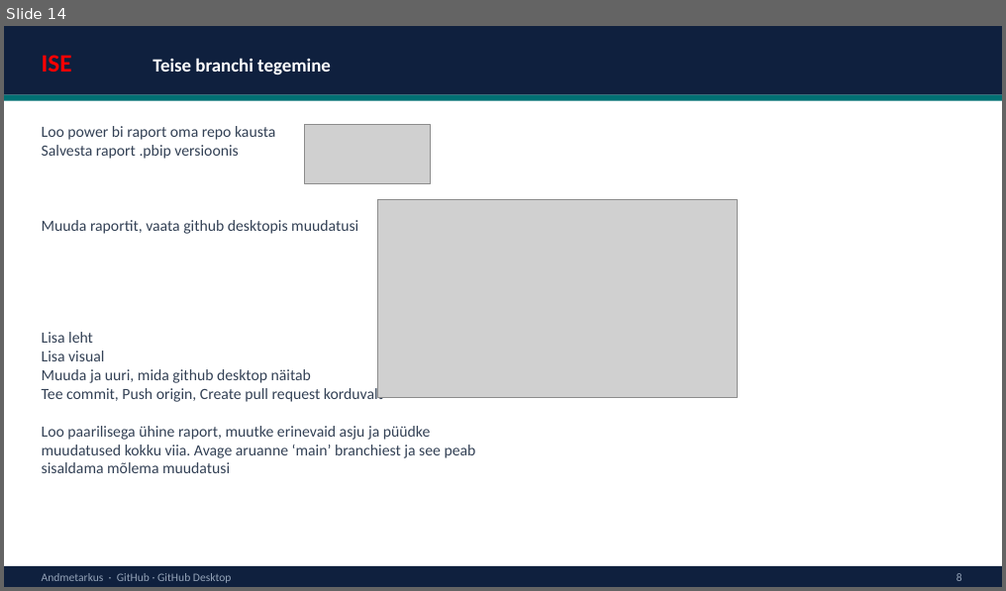
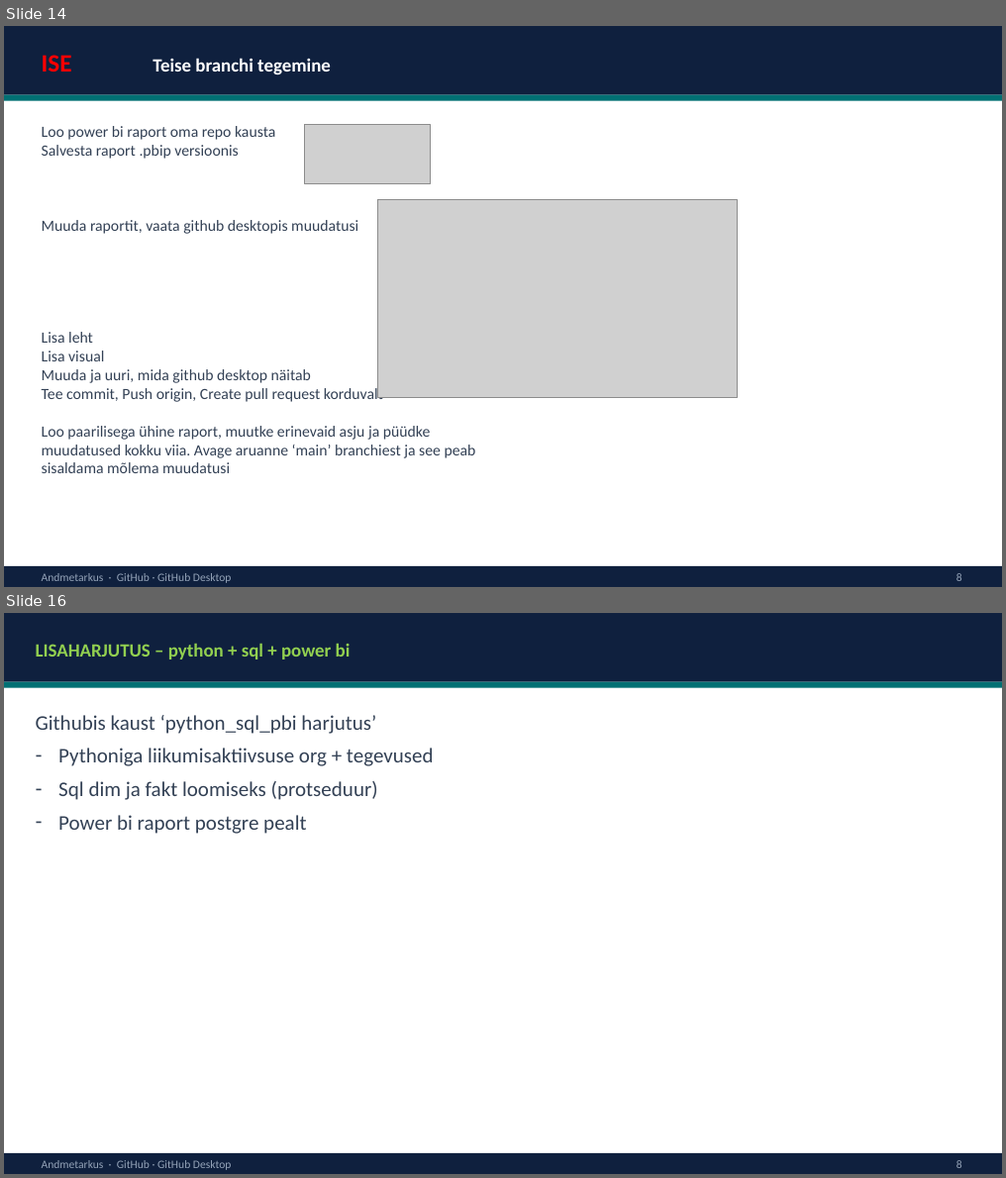
Before and after one commit to emilieabel/andmetarkus, a slide deck: Materjalid/Day15 Github/github-desktop-esitlus.pptx. Shown one above the other, each under a label of ours: slide 14 before the commit, slides 14 and 16 after it; the slides between them are not shown. The pictures are 1006x591 and 1006x1178 pixels, drawn with LibreOffice and Linux fonts; fonts in the diff are those of the drawing; grey boxes stand for pictures. Boxes give left, top, right and bottom in pixels: in the first picture for what was removed or moved away, otherwise in the second. Text is boxed around its words. In the diff, an @@ line names an element or a change of style, - is before the commit and + after.

```diff
--- a/Materjalid/Day15 Github/github-desktop-esitlus.pptx
+++ b/Materjalid/Day15 Github/github-desktop-esitlus.pptx
@@ slide 16 added at (4, 613, 1002, 1174), background #FFFFFF @@
@@ rectangle added at (4, 613, 1002, 682), fill #0F203E @@
@@ text added at (36, 643, 350, 660), 18 pt, text #92D050, bold @@
+LISAHARJUTUS – python + sql + power bi
@@ rectangle added at (4, 682, 1002, 688), fill #007073 @@
@@ text added at (36, 715, 434, 834), 20 pt, text #334155 @@
+Githubis kaust ‘python_sql_pbi harjutus’
+– Pythoniga liikumisaktiivsuse org + tegevused
+– Sql dim ja fakt loomiseks (protseduur)
+– Power bi raport postgre pealt
@@ rounded rectangle added at (34, 741, 960, 1126), fill #FFFFFF @@
@@ rectangle added at (4, 1154, 1002, 1174), fill #0F203E @@
@@ text added at (42, 1160, 232, 1170), 11 pt, text #94A3B8 @@
+Andmetarkus · GitHub · GitHub Desktop
@@ text added at (956, 1160, 962, 1168), 11 pt, text #94A3B8 @@
+8
```
Also in this commit, not shown: 1 slide changed, 1 other slide added, 57 other files.
